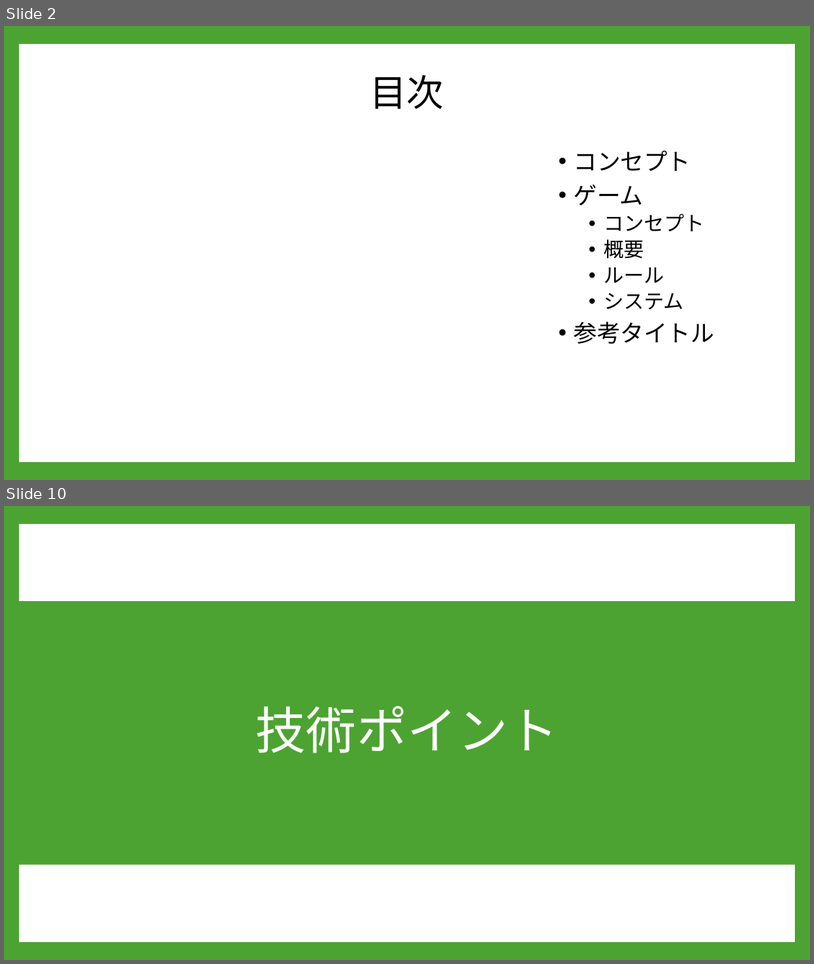
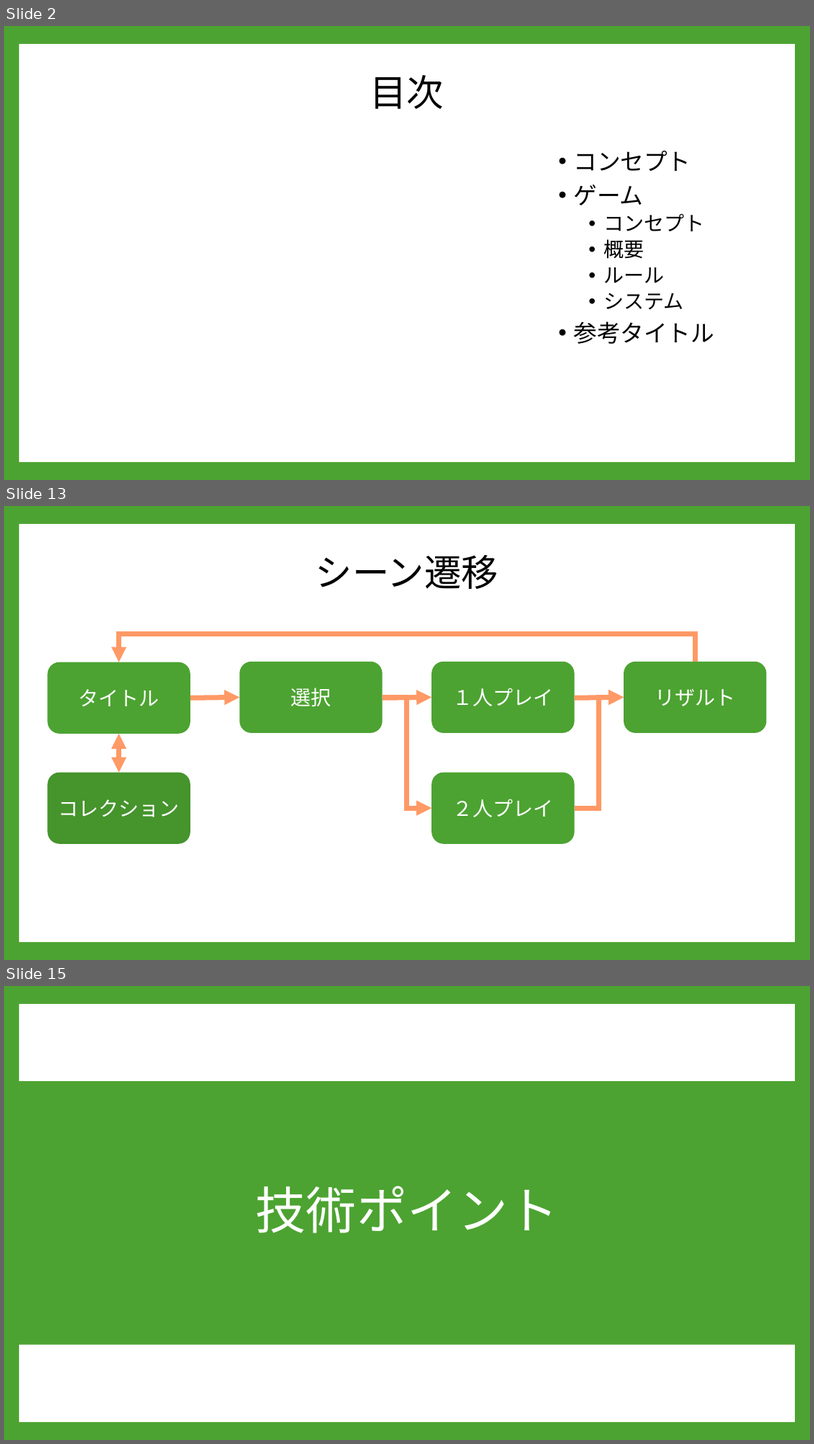
Before and after one commit to A23019/GC_A3_1, a slide deck: 企画/PowerPoint/企画案２.pptx. Shown one above the other, each under a label of ours: slides 2 and 10 before the commit, slides 2, 13 and 15 after it; the slides between them are not shown. The pictures are 814x964 and 814x1444 pixels, drawn with LibreOffice and Linux fonts; fonts in the diff are those of the drawing; background and template pictures are left out. Boxes give left, top, right and bottom in pixels: in the first picture for what was removed or moved away, otherwise in the second. Text is boxed around its words. In the diff, an @@ line names an element or a change of style, - is before the commit and + after.

```diff
--- a/企画/PowerPoint/企画案２.pptx
+++ b/企画/PowerPoint/企画案２.pptx
@@ slide 13 added at [4,506,810,960], background #4CA331; not listed: 1 template element that a slide beside it also shows @@
@@ title added at [316,555,499,589], 44 pt, text #000000 @@
+シーン遷移
@@ elbow arrow added from (695, 662) to (119, 662), #FF9966 6 pt @@
@@ rounded rectangle added at [47,662,190,734], fill #4CA331, 24 pt, text #FFFFFF @@
+タイトル
@@ rounded rectangle added at [240,662,383,733], fill #4CA331, 24 pt, text #FFFFFF @@
+選択
@@ rounded rectangle added at [432,662,574,733], fill #4CA331, 24 pt, text #FFFFFF @@
+１人プレイ
@@ rounded rectangle added at [624,662,767,733], fill #4CA331, 24 pt, text #FFFFFF @@
+リザルト
@@ arrow added from (190, 698) to (240, 698), #FF9966 6 pt @@
@@ arrow added from (383, 698) to (432, 698), #FF9966 6 pt @@
@@ elbow arrow added from (383, 698) to (432, 808), #FF9966 6 pt @@
@@ arrow added from (575, 698) to (624, 698), #FF9966 6 pt @@
@@ elbow arrow added from (575, 808) to (624, 698), #FF9966 6 pt @@
@@ double arrow added from (119, 734) to (119, 772), #FF9966 6 pt @@
@@ rounded rectangle added at [47,772,190,844], fill #45942C, 24 pt, text #FFFFFF @@
+コレクション
@@ rounded rectangle added at [432,772,574,844], fill #4CA331, 24 pt, text #FFFFFF @@
+２人プレイ
@@ what was slide 10 is now slide 15 @@
```
Also in this commit, not shown: 10 slides changed, 7 other slides added, 1 slide removed, 2 other files.
